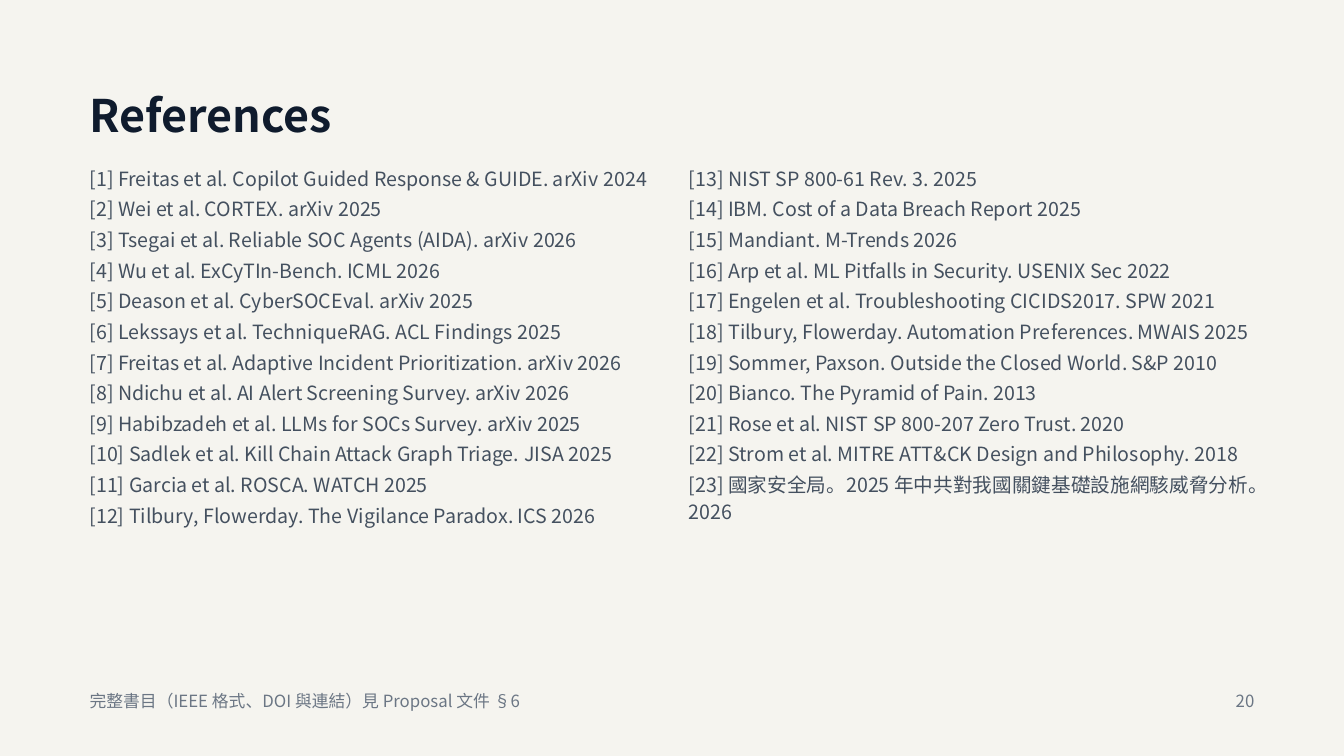
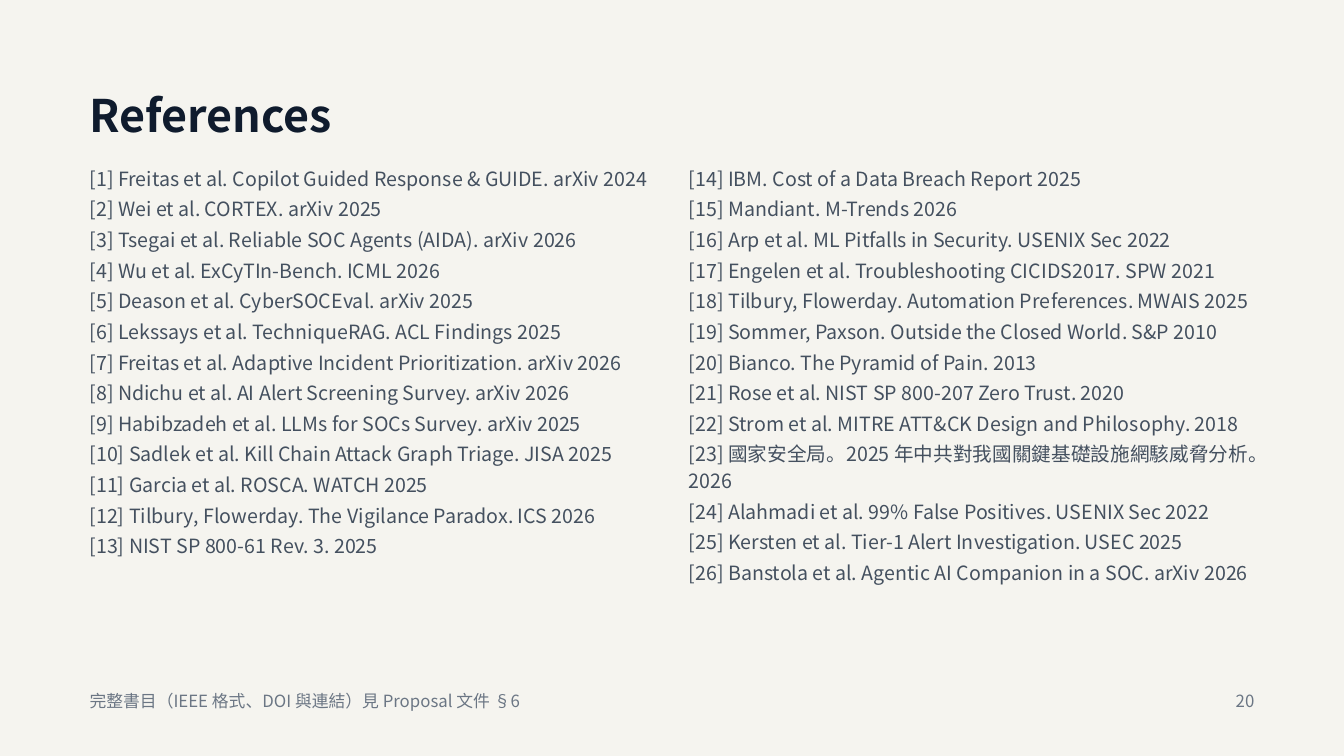
Before and after one commit to jimtaerini/AI_SOC_Analyst_Agent, a slide deck: slide 20 of docs/AI_SOC_Analyst_Agent-Proposal.pptx. Drawn at 1344x756 pixels with LibreOffice and Linux fonts; fonts in the diff are those of the drawing. Boxes give left, top, right and bottom in pixels: in the first picture for what was removed or moved away, otherwise in the second. Text is boxed around its words. In the diff, an @@ line names an element or a change of style, - is before the commit and + after.

```diff
--- a/docs/AI_SOC_Analyst_Agent-Proposal.pptx
+++ b/docs/AI_SOC_Analyst_Agent-Proposal.pptx
@@ 10 texts: place and size @@
-10 texts at [689, 200, 1267, 519]
+10 texts at [689, 170, 1267, 488]
@@ text added at [689, 503, 1210, 523], 14 pt, text #44505F @@
+[24] Alahmadi et al. 99% False Positives. USENIX Sec 2022
@@ text "[13] NIST SP 800-61 Rev. ...": place and size @@
-text "[13] NIST SP 800-61 Rev. ..." at [689, 170, 977, 190]
+text "[13] NIST SP 800-61 Rev. ..." at [90, 537, 378, 557]
@@ text added at [689, 533, 1183, 554], 14 pt, text #44505F @@
+[25] Kersten et al. Tier-1 Alert Investigation. USEC 2025
@@ text added at [689, 564, 1248, 585], 14 pt, text #44505F @@
+[26] Banstola et al. Agentic AI Companion in a SOC. arXiv 2026
```
Also in this commit, not shown: 8 other slides changed, 1 other file.
